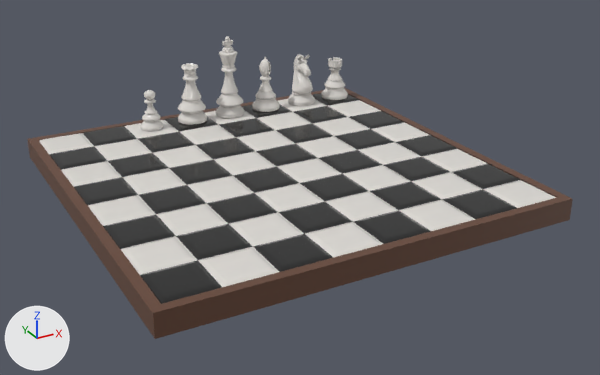
The FBX model Assets/Models/chessBoard.fbx as it was, and as the next commit left it.
One viewpoint serves both versions: a 50 mm camera at (-2.25, -4.4, 2.0) aimed at (0.07, -0.18, -0.12). The lights are fixed; the arrows at lower left show +X, +Y and +Z. Where no turn or scale is listed for an object, it has been applied to the vertices.

Names of what the first picture shows: 'Bishop', 'Board border', 'King', 'Knight', 'Pawn', 'Plane.001', 'Queen', 'Tower'.
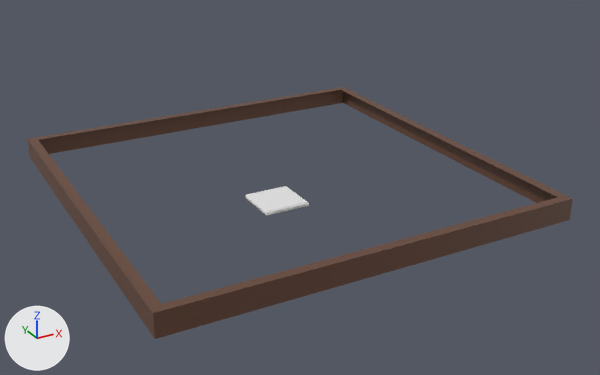
The newer file is also rescaled (x0.653), turned or shifted as a whole; pictures and numbers use the older file's frame.

The change, as JSON lines over the scene's bpy script:
```json
{"op": "add", "block": "mat_halo", "code": ["mat_halo = principled_material('Halo')", "mat_halo.base_color = (0.8, 0.8, 0.8)  # white #e7e7e7", "mat_halo.roughness = 0.4"]}
{"op": "add", "block": "me_plane_001_1", "code": ["me_plane_001_1 = bpy.data.meshes.new('Plane.001')", "me_plane_001_1.from_pydata(...)  # 362 vertices, 360 faces; spans x -0.153..0.153, y -0.153..0.153, z -0.027..0.0", "me_plane_001_1.materials.append(mat_white)  # light grey #e1ddd8"]}
{"op": "add", "block": "me_plane_010", "code": ["me_plane_010 = bpy.data.meshes.new('Plane.010')", "me_plane_010.from_pydata([(0.154, -0.154, -0.012), (0.154, 0.154, -0.012), (-0.154, 0.154, -0.012), (-0.154, -0.154, -0.012), (0.144, -0.144, 0.001), (0.144, 0.144, 0.001), (-0.144, 0.144, 0.001), (-0.144, -0.144, 0.001)], [], [(2, 6, 5, 1), (1, 5, 4, 0), (3, 7, 6, 2), (0, 4, 7, 3), (5, 6, 7, 4)])", "me_plane_010.materials.append(mat_halo)  # white #e7e7e7"]}
{"op": "remove", "block": "ob_tower", "code": ["ob_tower = bpy.data.objects.new('Tower', me_cylinder_011)", "ob_tower.location = (1.074, 1.065, -0.007)"]}
{"op": "remove", "block": "ob_knight", "code": ["ob_knight = bpy.data.objects.new('Knight', me_cylinder_002)", "ob_knight.location = (0.771, 1.065, -0.006)"]}
{"op": "remove", "block": "ob_plane_001", "code": ["ob_plane_001 = bpy.data.objects.new('Plane.001', me_plane_000)", "ob_plane_001.location = (0.0, 0.0, -0.018)"]}
{"op": "remove", "block": "ob_queen", "code": ["ob_queen = bpy.data.objects.new('Queen', me_cylinder_008)", "ob_queen.location = (-0.142, 1.065, -0.005)"]}
{"op": "remove", "block": "ob_king", "code": ["ob_king = bpy.data.objects.new('King', me_cylinder_010)", "ob_king.location = (0.161, 1.065, -0.005)"]}
{"op": "remove", "block": "ob_pawn", "code": ["ob_pawn = bpy.data.objects.new('Pawn', me_cylinder_004)", "ob_pawn.location = (-0.457, 1.058, -0.006)"]}
{"op": "remove", "block": "ob_bishop", "code": ["ob_bishop = bpy.data.objects.new('Bishop', me_cylinder_007)", "ob_bishop.location = (0.46, 1.065, -0.005)"]}
{"op": "add", "block": "ob_tile", "code": ["ob_tile = bpy.data.objects.new('Tile', me_plane_001_1)", "ob_tile.location = (0.0, 0.0, -0.243)"]}
{"op": "add", "block": "ob_glow", "code": ["ob_glow = bpy.data.objects.new('Glow', me_plane_010)", "ob_glow.location = (0.0, 0.0, -0.243)"]}
```

Pixel boxes (x1, y1, x2, y2) of what changed, in the pictures (600 x 375 px):
```json
{"object": "Plane.001", "change": "deleted", "before": [39, 93, 556, 304]}
{"object": "King", "change": "deleted", "before": [216, 36, 244, 118]}
{"object": "Queen", "change": "deleted", "before": [178, 63, 207, 125]}
{"object": "Glow", "change": "added", "after": [246, 186, 309, 213]}
{"object": "Knight", "change": "deleted", "before": [288, 54, 315, 106]}
{"object": "Bishop", "change": "deleted", "before": [252, 57, 280, 112]}
{"object": "Tower", "change": "deleted", "before": [321, 57, 348, 100]}
{"object": "Pawn", "change": "deleted", "before": [140, 90, 164, 131]}
{"object": "Tile", "change": "added", "after": [246, 197, 309, 215]}
```
